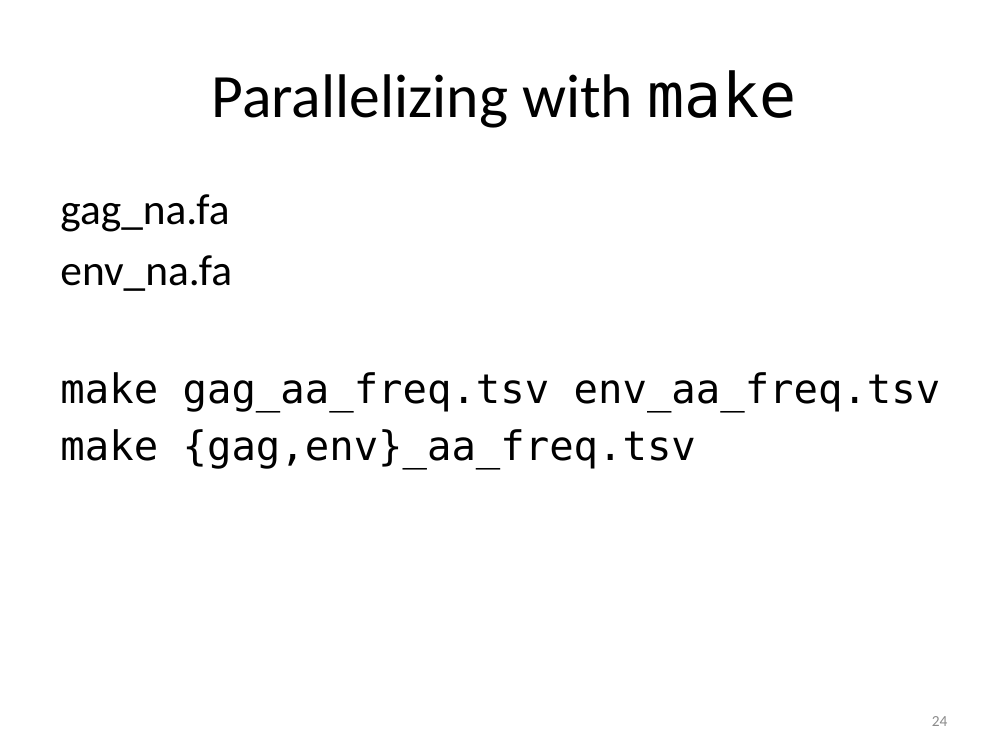
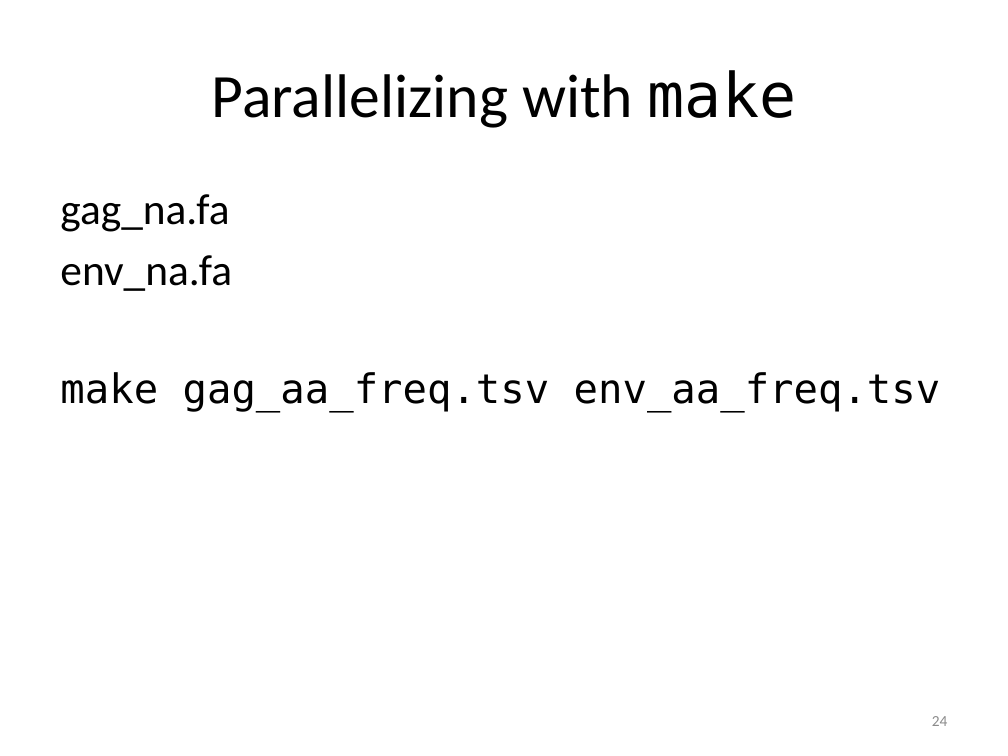
Before and after one commit to tsibley/Workflows-and-Parallel-Processing, a slide deck: slide 24 of CBG-2014-05-21.pptx. Drawn at 1008x756 pixels with LibreOffice and Linux fonts; fonts in the diff are those of the drawing. Boxes give left, top, right and bottom in pixels: in the first picture for what was removed or moved away, otherwise in the second. Text is boxed around its words. In the diff, an @@ line names an element or a change of style, - is before the commit and + after.

```diff
--- a/CBG-2014-05-21.pptx
+++ b/CBG-2014-05-21.pptx
@@ text at [60, 429, 696, 469]: paragraph removed @@
-make {gag,env}_aa_freq.tsv
```
Also in this commit, not shown: 3 other slides changed, 1 slide added.
